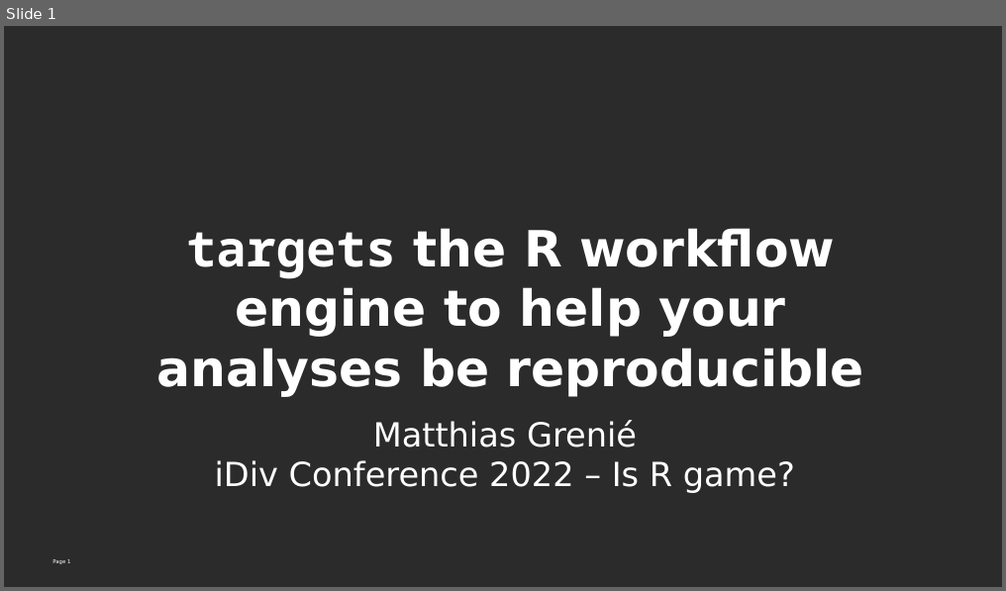
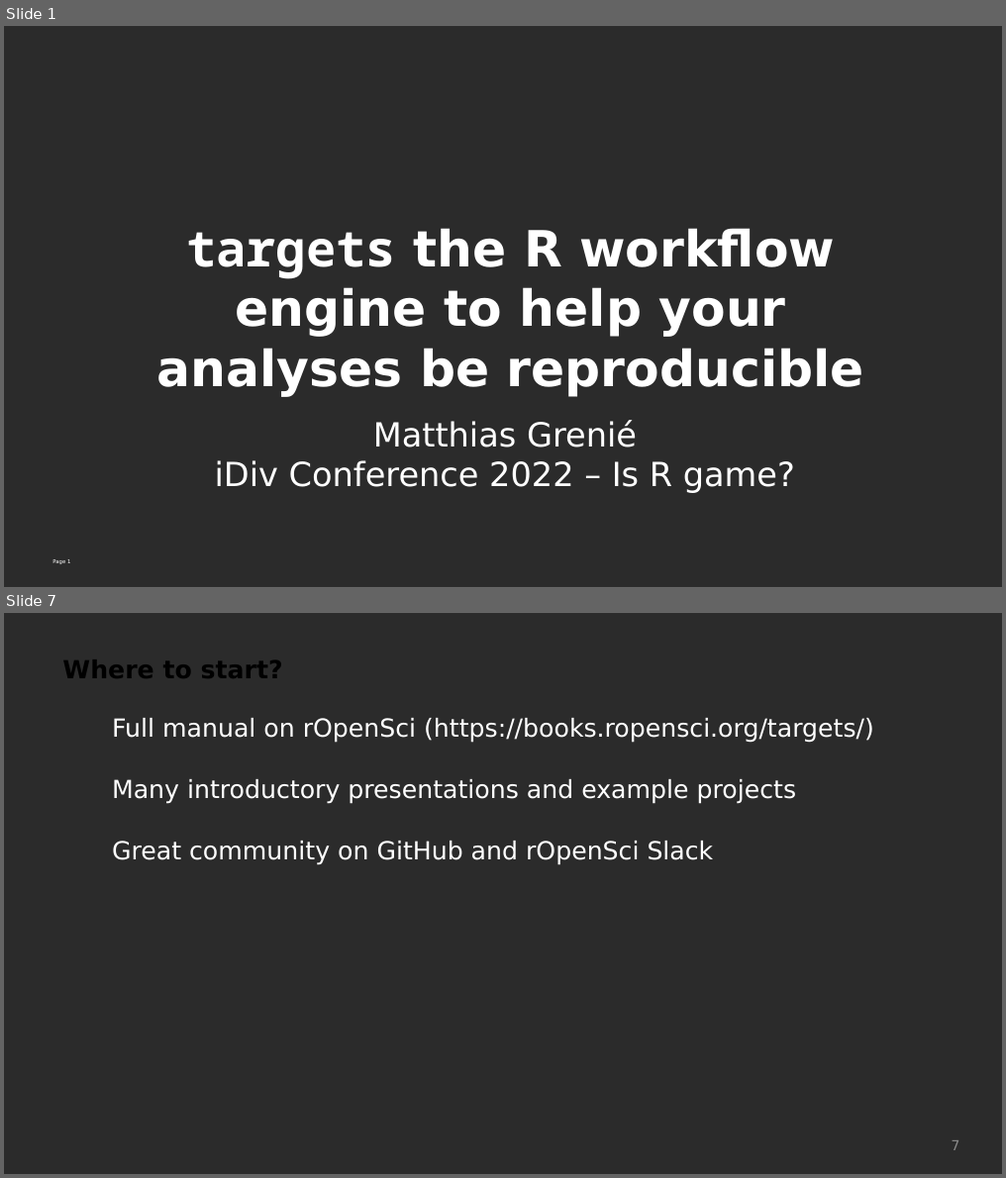
Before and after one commit to Rekyt/targets_presentation, a slide deck: idiv_conf_22_targets.odp. Shown one above the other, each under a label of ours: slide 1 before the commit, slides 1 and 7 after it; the slides between them are not shown. The pictures are 1006x591 and 1006x1178 pixels, drawn with LibreOffice and Linux fonts; fonts in the diff are those of the drawing; background and template pictures are left out; a plain dark background stands for a picture behind light text. Boxes give left, top, right and bottom in pixels: in the first picture for what was removed or moved away, otherwise in the second. Text is boxed around its words. In the diff, an @@ line names an element or a change of style, - is before the commit and + after.

```diff
--- a/idiv_conf_22_targets.odp
+++ b/idiv_conf_22_targets.odp
@@ slide 7 added at bbox=[4, 613, 1002, 1174], background picture (left out) @@
@@ text added at bbox=[62, 660, 283, 678], 18 pt, text #000000, bold @@
+Where to start?
@@ text added at bbox=[112, 718, 874, 865], 18 pt, text #FFFFFF @@
+Full manual on rOpenSci (https://books.ropensci.org/targets/)
+Many introductory presentations and example projects
+Great community on GitHub and rOpenSci Slack
@@ page number added at bbox=[951, 1141, 960, 1151], 10 pt, text #8B8B8B @@
+7
```
Also in this commit, not shown: 5 other slides added, 4 slides removed, 4 other files.
